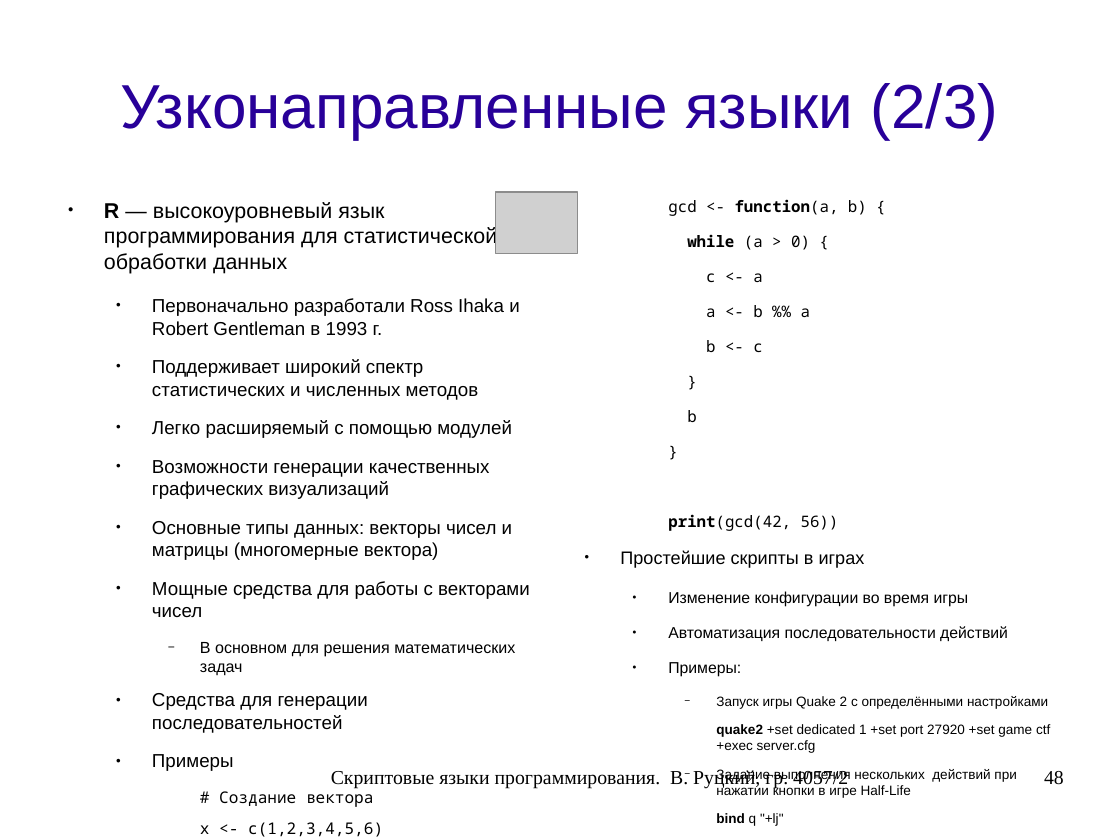
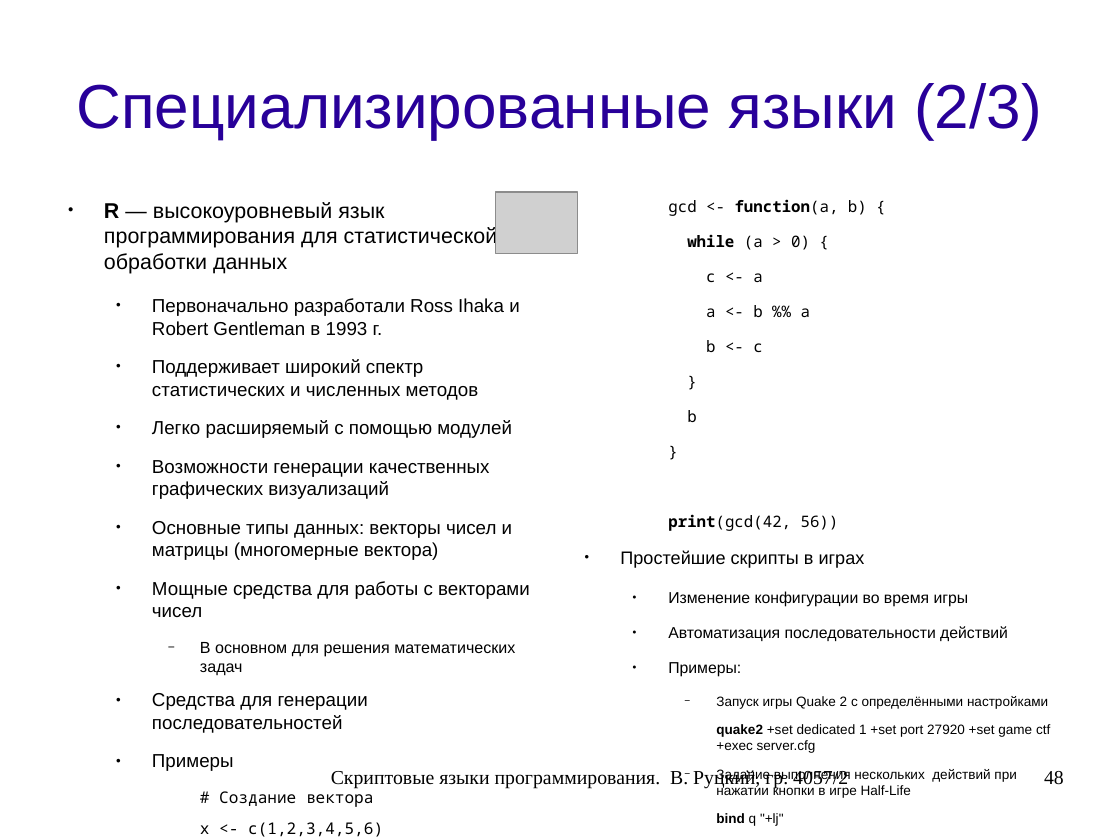
Before and after one commit to rutsky/semester07, a slide deck: slide 48 of Operation_systems/scripting_languages/40572_Rutsky_Scripting_languages.odp. Drawn at 1120x840 pixels with LibreOffice and Linux fonts; fonts in the diff are those of the drawing; grey boxes stand for pictures. Boxes give left, top, right and bottom in pixels: in the first picture for what was removed or moved away, otherwise in the second. Text is boxed around its words. In the diff, an @@ line names an element or a change of style, - is before the commit and + after.

```diff
--- a/Operation_systems/scripting_languages/40572_Rutsky_Scripting_languages.odp
+++ b/Operation_systems/scripting_languages/40572_Rutsky_Scripting_languages.odp
@@ title at box(76, 83, 1042, 139): text changed @@
-Узконаправленные языки (2/3)
+Специализированные языки (2/3)
```
Also in this commit, not shown: 5 other slides changed.
